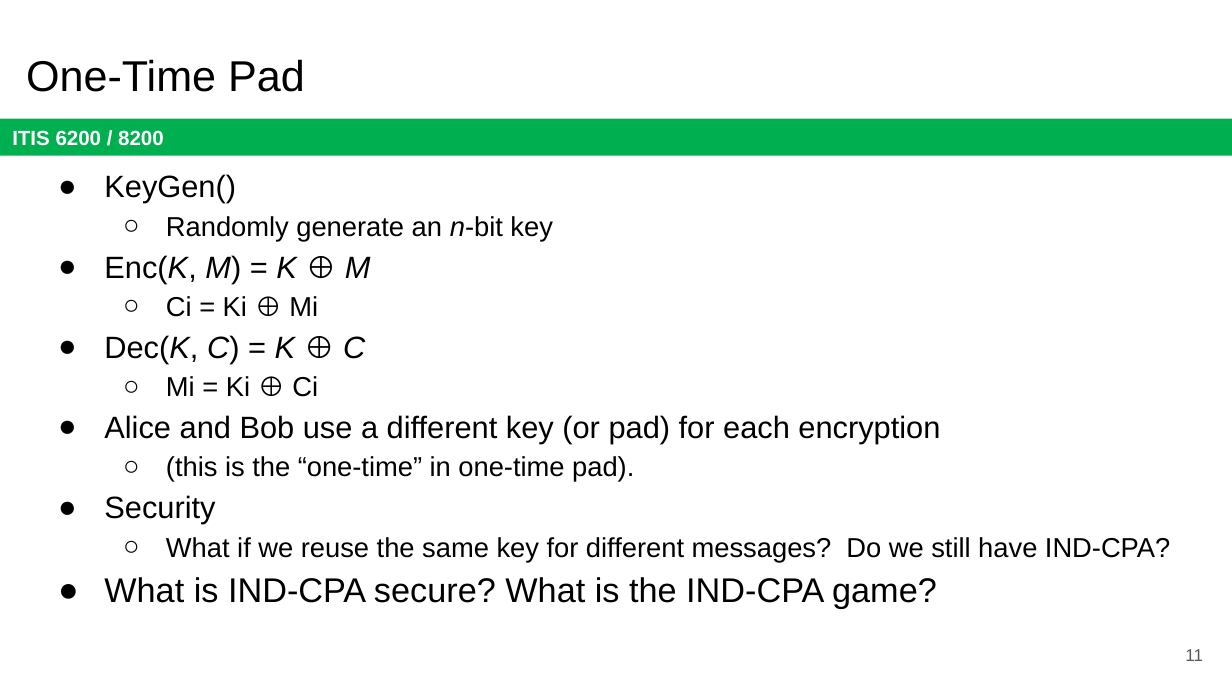
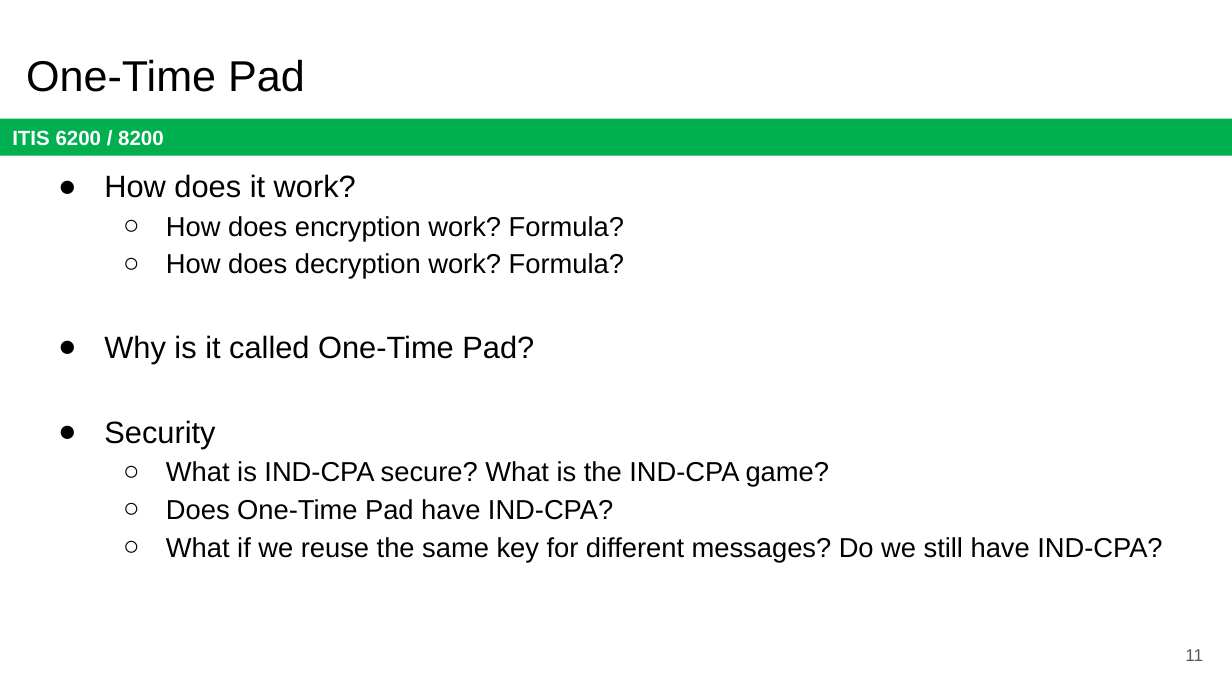
Before and after one commit to jx5c/github.io, a slide deck: slide 11 of teaching/ITIS6200/2023fa/lectures/Midterm.review.pptx. Drawn at 1232x693 pixels with LibreOffice and Linux fonts; fonts in the diff are those of the drawing. Boxes give left, top, right and bottom in pixels: in the first picture for what was removed or moved away, otherwise in the second. Text is boxed around its words. In the diff, an @@ line names an element or a change of style, - is before the commit and + after.

```diff
--- a/teaching/ITIS6200/2023fa/lectures/Midterm.review.pptx
+++ b/teaching/ITIS6200/2023fa/lectures/Midterm.review.pptx
@@ text at [104, 174, 624, 363]: text changed; size 18 to 16 pt @@
-● KeyGen()
-  ○ Randomly generate an n-bit key
-● Enc(K, M) = K ⊕ M
-  ○ Ci = Ki ⊕ Mi
-● Dec(K, C) = K ⊕ C
-  ○ Mi = Ki ⊕ Ci
-● Alice and Bob use a different key (or pad) for each encryption
-  ○ (this is the “one-time” in one-time pad).
+● How does it work?
+  ○ How does encryption work? Formula?
+  ○ How does decryption work? Formula?
+● Why is it called One-Time Pad?
@@ text at [166, 461, 829, 520]: paragraphs added @@
+  ○ What is IND-CPA secure? What is the IND-CPA game?
+  ○ Does One-Time Pad have IND-CPA?
@@ text at [104, 577, 937, 609]: paragraph removed @@
-● What is IND-CPA secure? What is the IND-CPA game?
```
Also in this commit, not shown: 5 other slides changed, 1 other file.
